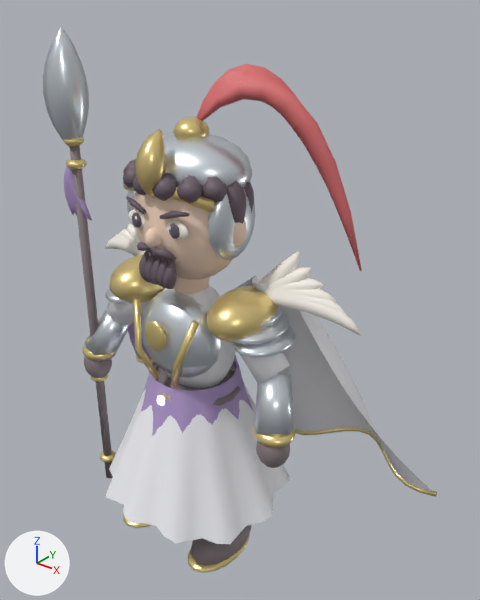
Before and after pictures for a commit that changed the glTF model samkok/web/models/01-e3.glb.
Before and after are seen from a 50 mm lens placed at (2.66, -2.83, 3.78), pointed at (0.16, 0.31, 1.83). Every picture has the same lights, and +X, +Y and +Z are marked at lower left. The picture after the commit comes second.

Objects in the first picture: '01_T3_Silver Phoenix_Mesh'.
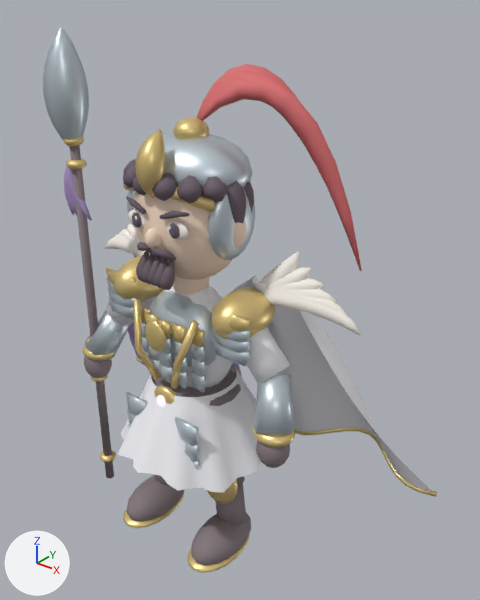
Scene script edits in JSON lines:
```json
{"block": "me_01_t3_silver_phoenix_mesh", "where": "# used by ob_01_t3_silver_phoenix_mesh; location = (0.0, 0.0, 0.0)"}
{"op": "remove", "block": "me_01_t3_silver_phoenix_mesh", "code": "me_01_t3_silver_phoenix_mesh.from_pydata(...)  # 12826 vertices, 23556 faces; spans x -1.5..1.5, y -0.69..0.97, z 0.02..3.51"}
{"op": "add", "block": "me_01_t3_silver_phoenix_mesh", "code": "me_01_t3_silver_phoenix_mesh.from_pydata(...)  # 11836 vertices, 21728 faces; spans x -1.5..1.5, y -0.57..0.97, z 0.02..3.51"}
{"block": "me_01_t3_silver_phoenix_mesh", "change": "me_01_t3_silver_phoenix_mesh part 1: the loose piece of 176 vertices spanning x -0.31..0.31, y -0.32..0.12, z 1.4..2.0 is scaled about its middle by (1, 0.909, 1), then moved by (0.0, 0.04, 0.0)"}
{"block": "me_01_t3_silver_phoenix_mesh", "change": "me_01_t3_silver_phoenix_mesh part 2: 6 loose pieces with 1056 vertices, spanning x -0.74..0.74, y -0.2..0.26, z 1.74..1.99, are deleted"}
{"block": "me_01_t3_silver_phoenix_mesh", "change": "me_01_t3_silver_phoenix_mesh part 3: 716 vertices moved from x -0.69..0.69, y -0.69..0.69, z 0.44..2.27 to x -0.59..0.59, y -0.57..0.57, z 0.77..2.27; 311 vertices removed from x -0.48..0.48, y -0.48..0.48, z 0.83..2.17; 377 vertices added at x -0.61..0.61, y -0.38..-0.16, z 0.81..2.18"}
```

Boxes (x1, y1, x2, y2) around the edits, measured in the pictures (480 x 600 px; the box of a moved part takes in the faces that stretch with it):
```json
{"part": 1, "of": "me_01_t3_silver_phoenix_mesh", "change": "moved or reshaped", "before": [142, 289, 222, 378], "after": [149, 291, 216, 367]}
{"part": 2, "of": "me_01_t3_silver_phoenix_mesh", "change": "deleted", "before": [106, 288, 296, 358]}
{"part": 3, "of": "me_01_t3_silver_phoenix_mesh", "change": "moved or reshaped", "before": [105, 250, 290, 544], "after": [106, 250, 275, 492]}
```
